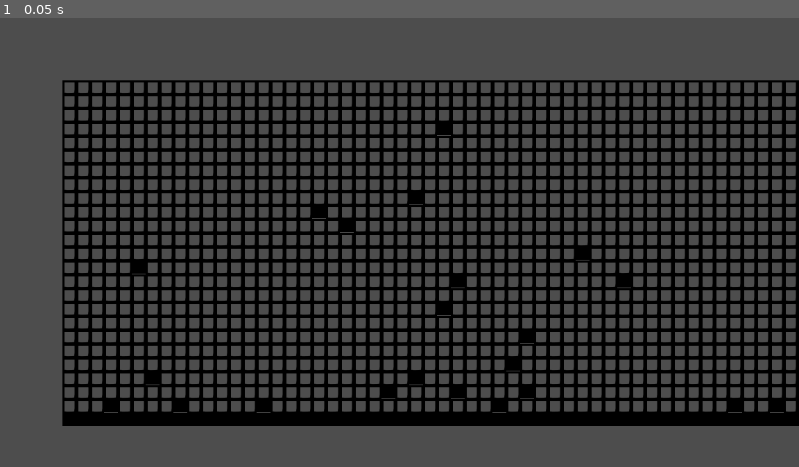
Above: before the commit, frame 1.
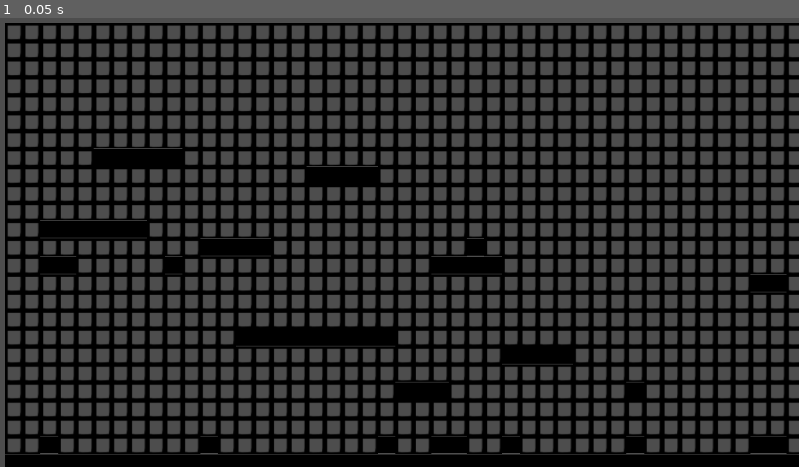
Above: after the commit, the same moment.

Repository: Deiuca/Platform-CA-Sincrono
Game: Godot game, scene res://progetto.tscn
The game is run twice, just before and just after one commit, with the same random seed, the same clock (stepped at 60 frames per second) and the same inputs. Before the commit the project starts from res://livello.tscn.
Inputs:
- Up to frame 1 (0.05 s): no input

The runs differ from the first frame. In frame 1, 54% of the frame differs, in the area x 0-100%, y 1-100%.

Commit message:
Fixed mapping errato vicini, Aggiunte alcune regole

Diff:
--- a/cella.gd
+++ b/cella.gd
@@ -6,18 +6,25 @@
 var tipo : Init.tipi = self.default_tipo
 var tipi_livello = {}
 var randomGenerator : RandomNumberGenerator
+var grid_size : Vector2
 
 #Pattern: SuSx, Su, SuDx, Sx, Dx, GiuSx, Giu, GiuDx
 var vicini = [null,null,null,null,null,null,null,null]
 
-func inizializza(tipi_livello : Dictionary, randomGenerator : RandomNumberGenerator):
+func inizializza(tipi_livello : Dictionary, randomGenerator : RandomNumberGenerator, grid_size :Vector2):
 	self.texture = tipi_livello[self.default_tipo]
 	self.tipi_livello = tipi_livello
 	self.randomGenerator = randomGenerator
+	self.grid_size = grid_size
+
+#Debug
+var label : Label = Label.new()
 
 # Called when the node enters the scene tree for the first time.
 func _ready():
-	pass
+	#Debug
+	self.label.scale = Vector2(fmod(self.scale.x, 1)+0.2,fmod(self.scale.y, 1)+0.2)
+	#add_child(self.label)
 
 func determina_tipo():
 
@@ -25,9 +32,9 @@
 	var num_vicini_aria = vicini_con_stato(Init.tipi.ARIA)
 	#Regole
 
-	#Se tutti vicini sono ARIA 1.5% diventi muro
-	if num_vicini_aria == 8 and self.position.y > (self.texture.get_size().y * 2) :
-		probabilita_diventi_tipo(1.5, Init.tipi.MURO)
+	#Se tutti vicini sono ARIA 1% diventi muro
+	if num_vicini_aria == 8 and self.position.y > (self.texture.get_size().y * 4 * self.scale.y) and self.position.y < ((self.grid_size.y - 4) * self.texture.get_size().y *self.scale.y):
+		probabilita_diventi_tipo(0.5, Init.tipi.MURO)
 		return
 
 	#Se Gsx G Gdx sono muro 10% diventi muro
@@ -36,9 +43,10 @@
 		return
 
 	#Se Dx è MURO e il resto ARIA
-	if are_cells_stato([self.vicini[4]], Init.tipi.MURO) and num_vicini_aria == 7:
-		probabilita_diventi_tipo(30.0, Init.tipi.MURO)
+	if are_cells_stato([self.vicini[3]], Init.tipi.MURO) and num_vicini_aria == 7:
+		probabilita_diventi_tipo(60.0, Init.tipi.MURO)
 		return
+
 
 func are_cells_stato(array_celle : Array[Sprite2D], tipo : Init.tipi, devono_esistere = false) -> bool:
 	for cella in array_celle:
--- a/generatore_livello.gd
+++ b/generatore_livello.gd
@@ -7,6 +7,8 @@
 @export var generator_seed : int = randi() % 3000
 
 var randomGenerator : RandomNumberGenerator = RandomNumberGenerator.new()
+
+var livello : Node2D
 
 #Ciò che una cella può essere in questo generatore, e le texture associate ad ciascun tipo di cella in questo mondo
 var tipi_livello = {
@@ -20,18 +22,28 @@
 # Called when the node enters the scene tree for the first time.
 func _ready():
 
+	#Crea Nodo livello
+	self.livello = Node2D.new()
+	self.livello.name = "Livello"
+	add_child(self.livello)
+
 	#Determina il seed del Generatore di mondo
 	self.randomGenerator.set_seed(self.generator_seed)
+	print(generator_seed)
 
 	#Determina la scala delle Celle in base alla dimensione delle texture
 	var tex_size = self.tipi_livello[self.tipi_livello.keys()[0]].get_size()
+
+	var windows_size = get_viewport().size
+	var cell_scale = Vector2((windows_size.x/tex_size.x)/self.width, (windows_size.y/tex_size.y)/self.height)
 
 	#Popolo array Celle
 	for ih in self.height:
 		for iw in self.width:
 			var istanza = cella_template.instantiate()
-			istanza.inizializza(self.tipi_livello, self.randomGenerator)
-			istanza.position = Vector2(iw*tex_size.x, ih*tex_size.y)
+			istanza.inizializza(self.tipi_livello, self.randomGenerator, Vector2(width, height))
+			istanza.position = Vector2(iw*tex_size.x*cell_scale.x, ih*tex_size.y*cell_scale.y)
+			istanza.scale = cell_scale
 			self.celle.append(istanza)
 
 
@@ -54,7 +66,7 @@
 			cella.vicini[6] = self.celle[indx+self.width]
 		#SuSx
 		if(indx-(self.width+1)) >= 0:
-			cella.vicini[0] = self.celle[indx-(self.width-1)]
+			cella.vicini[0] = self.celle[indx-(self.width+1)]
 		#SuDx
 		if ((indx-(self.width-1))/self.width) != indx/self.width:
 			cella.vicini[2] = self.celle[indx-(self.width-1)]
@@ -69,11 +81,21 @@
 	for e in range((self.width*self.height)-self.width, (self.width*self.height)):
 		self.celle[e].set_tipo(Init.tipi.MURO)
 
+	#Setta randomicamente seeds per piattaforme
+
 	#Sprite on screen
-	for cella in self.celle:
-		add_child(cella)
-		cella.determina_tipo()
+	#for cella in self.celle:
+	for i in range(self.celle.size()):
+		self.celle[i].label.text = str(i)
+		self.livello.add_child(self.celle[i])
+		if i == 751:
+			pass
+		self.celle[i].determina_tipo()
 
+var test_counter = 0
 # Called every frame. 'delta' is the elapsed time since the previous frame.
 func _process(delta):
-	pass
+	while test_counter < 2:
+		for i in range(self.celle.size()):
+			self.celle[i].determina_tipo()
+		test_counter += 1
--- a/generatore_livello.tscn
+++ b/generatore_livello.tscn
@@ -1,6 +1,9 @@
-[gd_scene load_steps=2 format=3 uid="uid://dyeaq1ovrucrg"]
+[gd_scene load_steps=3 format=3 uid="uid://dyeaq1ovrucrg"]
 
 [ext_resource type="Script" path="res://generatore_livello.gd" id="1_4u7bi"]
+[ext_resource type="PackedScene" uid="uid://b35cdeyhnn150" path="res://cella.tscn" id="2_2h3oo"]
 
 [node name="Generatore_livello" type="Node2D"]
+position = Vector2(2.08165e-12, 2.08165e-12)
 script = ExtResource("1_4u7bi")
+cella_template = ExtResource("2_2h3oo")
--- a/livello.tscn
+++ /dev/null
@@ -1,12 +0,0 @@
-[gd_scene load_steps=3 format=3 uid="uid://evqngvnh3lwl"]
-
-[ext_resource type="PackedScene" uid="uid://dyeaq1ovrucrg" path="res://generatore_livello.tscn" id="1_3jvw8"]
-[ext_resource type="PackedScene" uid="uid://b35cdeyhnn150" path="res://cella.tscn" id="2_ademr"]
-
-[node name="Livello" type="Node2D"]
-
-[node name="Generatore_livello" parent="." instance=ExtResource("1_3jvw8")]
-position = Vector2(100, 100)
-cella_template = ExtResource("2_ademr")
-height = 25
-width = 60
--- /dev/null
+++ b/progetto.tscn
@@ -0,0 +1,10 @@
+[gd_scene load_steps=2 format=3 uid="uid://bys33861iu6ei"]
+
+[ext_resource type="PackedScene" uid="uid://dyeaq1ovrucrg" path="res://generatore_livello.tscn" id="1_clrtm"]
+
+[node name="Progetto" type="Node2D"]
+
+[node name="Generatore_livello" parent="." instance=ExtResource("1_clrtm")]
+position = Vector2(20, 20)
+height = 25
+width = 45
--- a/project.godot
+++ b/project.godot
@@ -11,7 +11,7 @@
 [application]
 
 config/name="Platform Celluar Automata"
-run/main_scene="res://livello.tscn"
+run/main_scene="res://progetto.tscn"
 config/features=PackedStringArray("4.2", "Forward Plus")
 config/icon="res://icon.svg"
 
